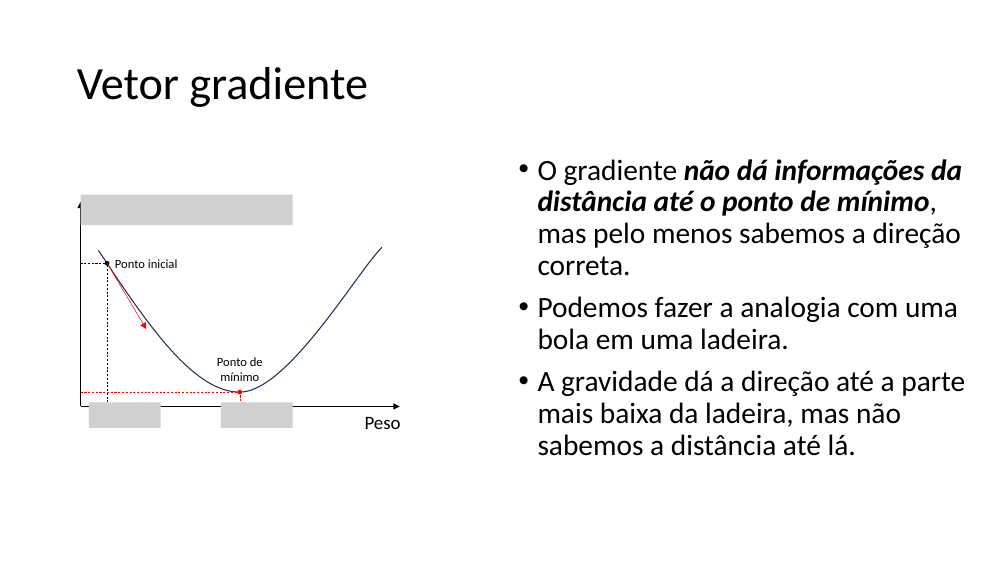
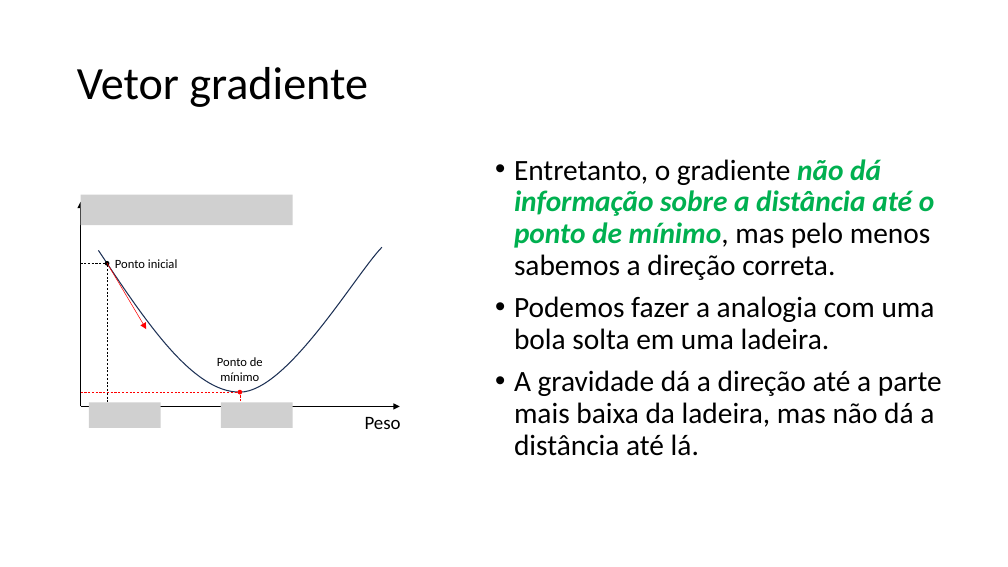
Before and after one commit to zz4fap/tp557-iot-ml, a slide deck: slide 12 of slides/TP557_6_Minimizando_o_erro.pptx (slide 10 before the commit). Drawn at 1008x567 pixels with LibreOffice and Linux fonts; fonts in the diff are those of the drawing; grey boxes stand for pictures. Boxes give left, top, right and bottom in pixels: in the first picture for what was removed or moved away, otherwise in the second. Text is boxed around its words. In the diff, an @@ line names an element or a change of style, - is before the commit and + after.

```diff
--- a/slides/TP557_6_Minimizando_o_erro.pptx
+++ b/slides/TP557_6_Minimizando_o_erro.pptx
@@ text at (x1=514, y1=159, x2=942, y2=456): text changed @@
-• O gradiente não dá informações da distância até o ponto de mínimo, mas pelo menos sabemos a direção correta.
-• Podemos fazer a analogia com uma bola em uma ladeira.
-• A gravidade dá a direção até a parte mais baixa da ladeira, mas não sabemos a distância até lá.
+• Entretanto, o gradiente não dá informação sobre a distância até o ponto de mínimo, mas pelo menos sabemos a direção correta.
+• Podemos fazer a analogia com uma bola solta em uma ladeira.
+• A gravidade dá a direção até a parte mais baixa da ladeira, mas não dá a distância até lá.
```
Also in this commit, not shown: 5 other slides changed, 3 slides added.
